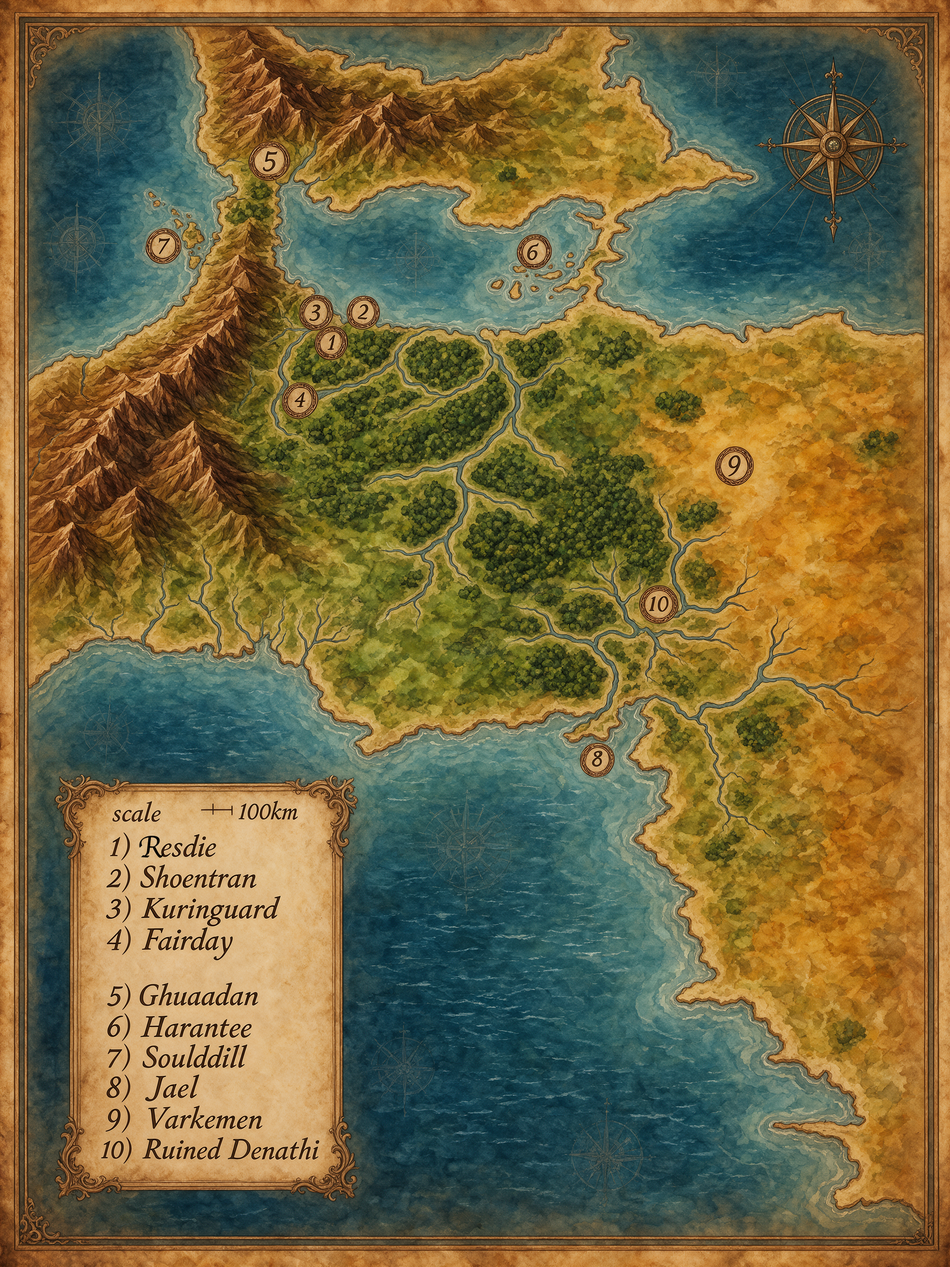
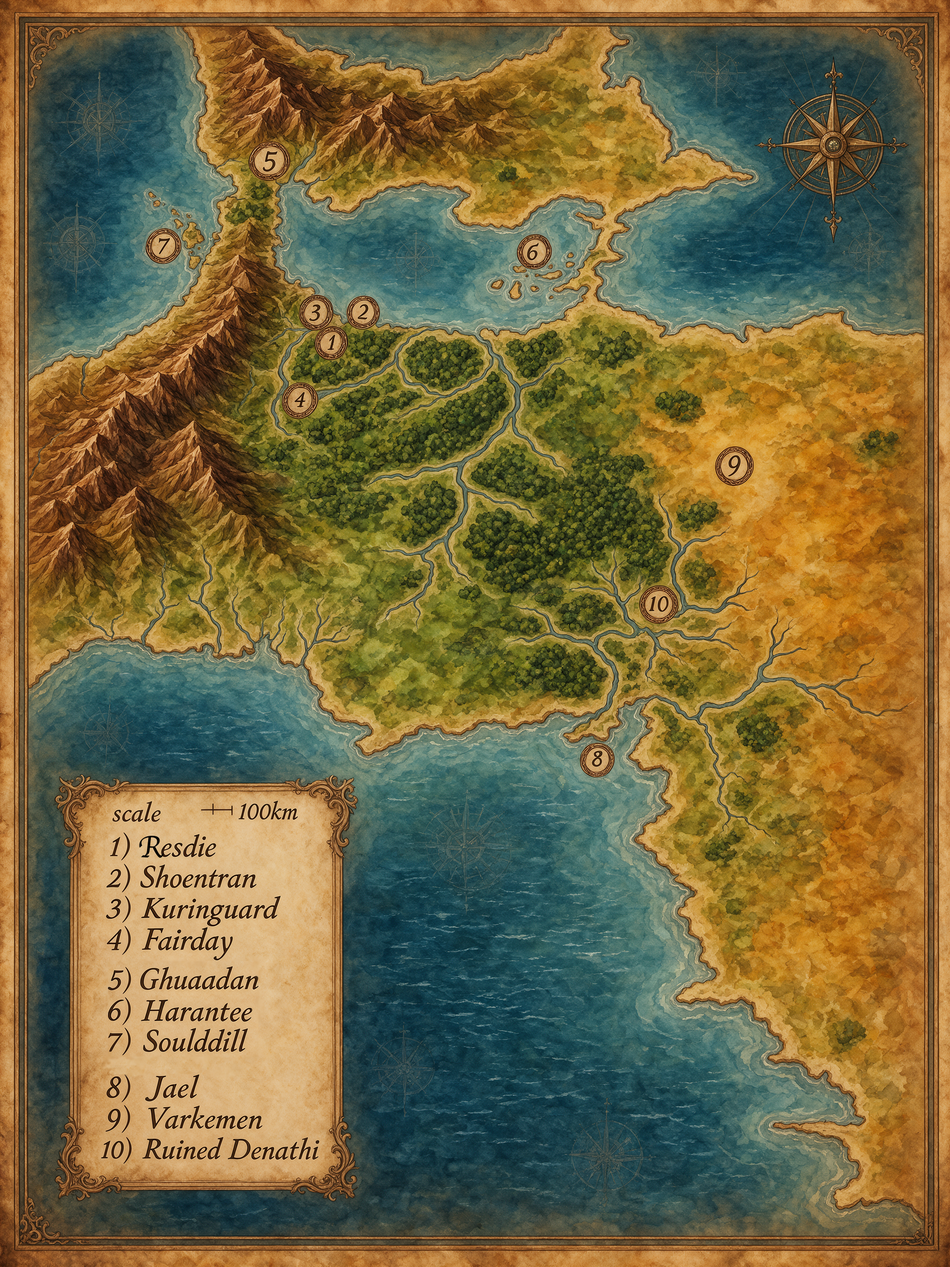
Two versions of the same layered image (w=950, h=1267). Layer-by-layer changes:
painted on "Background" over [left=100, top=954, right=271, bottom=1096]
